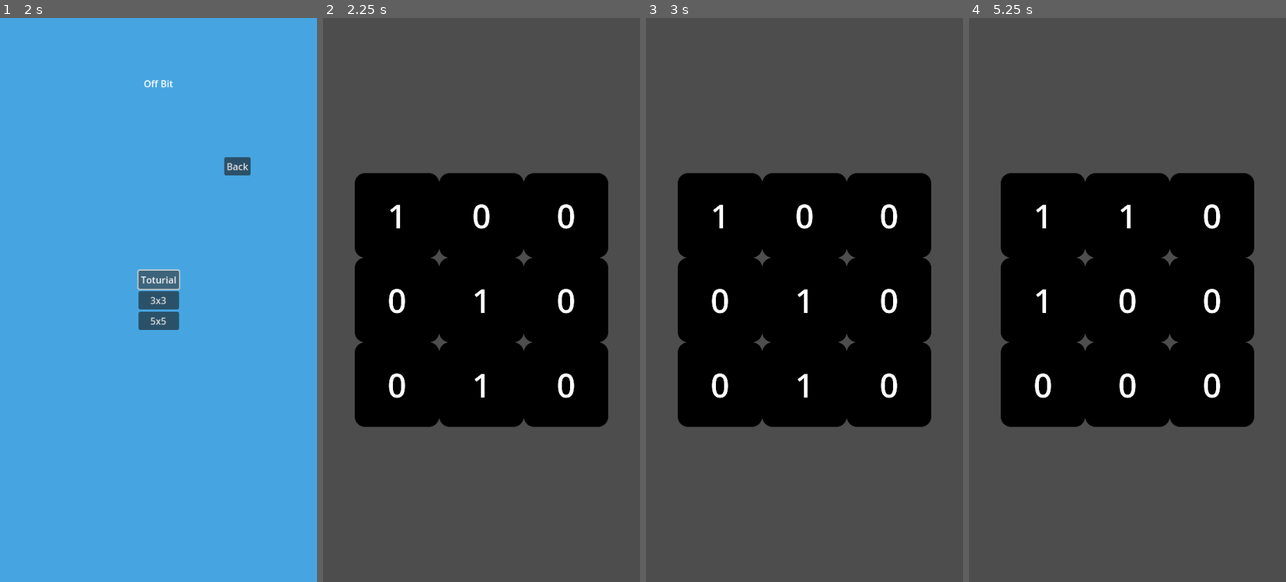
Above: before the commit, frames 1-4 (left to right).
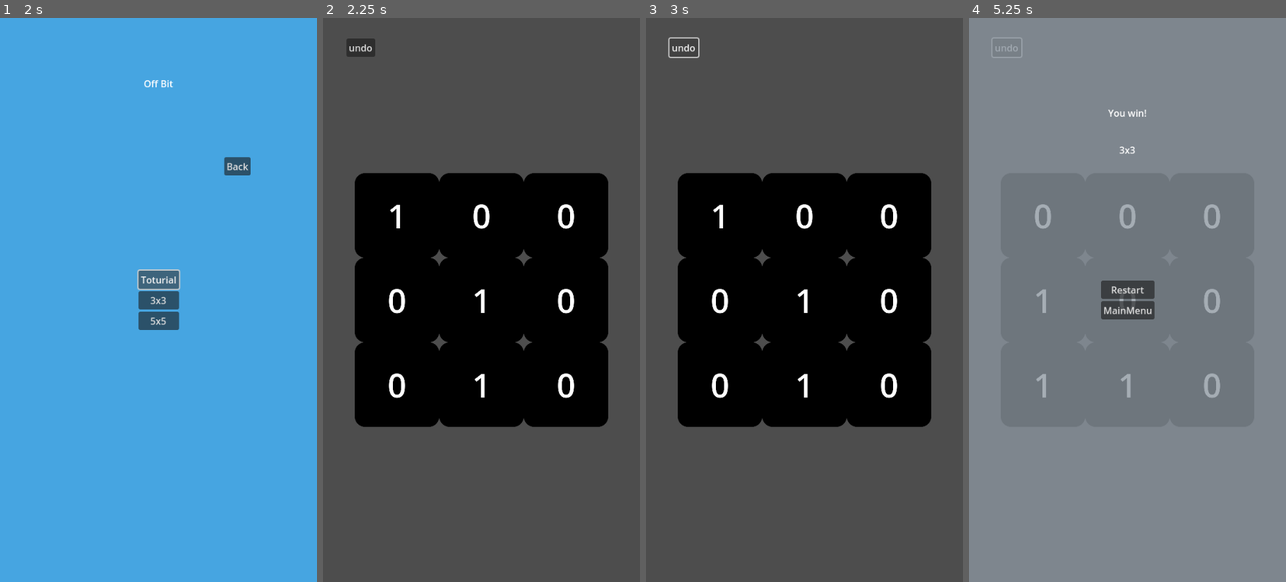
Above: after the commit, the same moments.

Repository: SytonK/off-bit
Game: Godot game, scene res://scenes/UI/menus/main menu/main_menu.tscn
Same seed, same stepped clock (60 frames per second), same inputs: the game is played once before the commit and once after it.
Inputs (mouse positions are in pixels of both pictures, inside the frame that each line leads up to):
- Up to frame 1 (2 s): click "Base mode" at 0.5 s; click "Toturial" at 1.25 s
- Up to frame 2 (2.25 s): click "3x3" at 2 s
- Up to frame 3 (3 s): click (684, 46) at 2.75 s, where only the run after the commit has a clickable "undo"
- Up to frame 4 (5.25 s): tap Enter at 3.5, 5 s; drag from (1041, 215) to (1041, 384) at 3.52 s; tap Space at 4.25 s; drag from (1041, 300) to (1127, 215) at 4.27 s; move the mouse to (1041, 384) at 5.02 s; press the mouse at (1041, 384) at 5.03 s; hold Up (ui_up) from 5.03 s (still down); tap O at 5.1 s

Frame 1 is identical in both runs. In frame 2, 0.3% of the frame differs, in the area x 7-17%, y 3-7%; in frame 3, 0.1%; in frame 4, 100%, in the area x 0-100%, y 0-100%.

Commit message:
feat/add undo

Diff:
--- a/scenes/UI/menus/win menu/win_menu.tscn
+++ b/scenes/UI/menus/win menu/win_menu.tscn
@@ -12,7 +12,7 @@
 anchor_bottom = 1.0
 grow_horizontal = 2
 grow_vertical = 2
-color = Color(0.588235, 0.392157, 0.784314, 0.196078)
+color = Color(0.54902, 0.588235, 0.627451, 0.784314)
 
 [node name="Label" type="Label" parent="."]
 anchors_preset = 5
--- /dev/null
+++ b/scenes/UI/undo/undo.tscn
@@ -0,0 +1,11 @@
+[gd_scene load_steps=2 format=3 uid="uid://7a5agccxrnmc"]
+
+[ext_resource type="Script" uid="uid://qdrw30pmdtd0" path="res://scripts/UI/menus/undo/undo.gd" id="1_bafuy"]
+
+[node name="Undo" type="Button"]
+offset_right = 49.0
+offset_bottom = 31.0
+text = "undo"
+script = ExtResource("1_bafuy")
+
+[connection signal="pressed" from="." to="." method="_on_pressed"]
--- a/scenes/game/game.tscn
+++ b/scenes/game/game.tscn
@@ -1,10 +1,19 @@
-[gd_scene load_steps=3 format=3 uid="uid://c34b4psq5br4g"]
+[gd_scene load_steps=4 format=3 uid="uid://c34b4psq5br4g"]
 
 [ext_resource type="Script" uid="uid://bduq2gvjwcmfs" path="res://scripts/GameManager/game.gd" id="1_sul5r"]
 [ext_resource type="PackedScene" uid="uid://bdmbbe0nwcofr" path="res://scenes/UI/menus/win menu/win_menu.tscn" id="2_7h61r"]
+[ext_resource type="PackedScene" uid="uid://7a5agccxrnmc" path="res://scenes/UI/undo/undo.tscn" id="3_0sr1o"]
 
 [node name="Game" type="Node2D"]
 script = ExtResource("1_sul5r")
 
+[node name="CanvasLayer" type="CanvasLayer" parent="."]
+
+[node name="Undo" parent="CanvasLayer" instance=ExtResource("3_0sr1o")]
+offset_left = 40.0
+offset_top = 35.0
+offset_right = 89.0
+offset_bottom = 66.0
+
 [node name="WinMenu" parent="." instance=ExtResource("2_7h61r")]
 visible = false
--- a/scripts/GameManager/game.gd
+++ b/scripts/GameManager/game.gd
@@ -4,11 +4,13 @@
 const GRID_CONTAIN_SIZE: Vector2 = Vector2(540 * 0.8, 960 * 0.8)
 
 @onready var win_menu: CanvasLayer = $WinMenu
+@onready var undo: Undo = $CanvasLayer/Undo
 
 var grid: Grid
 
 func _ready() -> void:
 	_init_grid()
+	undo.grid = grid
 
 func _init_grid() -> void:
 	grid = Grid.new()
--- /dev/null
+++ b/scripts/UI/menus/undo/undo.gd
@@ -0,0 +1,17 @@
+class_name Undo extends Button
+
+@export var grid: Grid: set = _set_grid
+
+var stack: Array[Vector2i] = []
+
+func _on_cell_pressed(index: Vector2i) -> void:
+	stack.append(index)
+
+func _set_grid(new_grid: Grid) -> void:
+	grid = new_grid
+	grid.pressed.connect(_on_cell_pressed)
+
+func _on_pressed() -> void:
+	var index = stack.pop_back()
+	if index != null:
+		grid.cycle_cells(index, true)
--- a/scripts/grid/grid.gd
+++ b/scripts/grid/grid.gd
@@ -3,6 +3,7 @@
 const CELL = preload("res://scenes/cell/cell.tscn")
 
 signal win
+signal pressed(index: Vector2i)
 
 @export var height: int = 3
 @export var width: int = 3
@@ -38,17 +39,21 @@
 			_cells[x][y] = new_cell
 
 func _on_cell_pressed(index: Vector2i) -> void:
+	cycle_cells(index)
+	pressed.emit(index)
+
+func cycle_cells(index: Vector2i, is_undo: bool = false) -> void:
 	assert(index.x >= 0 && index.x < width && index.y >= 0 && index.y < height)
 
-	_cycle(index)
+	_cycle_cell(index, is_undo)
 	if index.x > 0:
-		_cycle(index + Vector2i(-1,0))
+		_cycle_cell(index + Vector2i(-1,0), is_undo)
 	if index.x < width - 1:
-		_cycle(index + Vector2i(1,0))
+		_cycle_cell(index + Vector2i(1,0), is_undo)
 	if index.y > 0:
-		_cycle(index + Vector2i(0,-1))
+		_cycle_cell(index + Vector2i(0,-1), is_undo)
 	if index.y < height - 1:
-		_cycle(index + Vector2i(0,1))
+		_cycle_cell(index + Vector2i(0,1), is_undo)
 
 	_check_win()
 
@@ -62,15 +67,16 @@
 		_generate_pattern()
 
 
-func _cycle(index: Vector2i) -> void:
+func _cycle_cell(index: Vector2i, is_undo: bool = false) -> void:
 	assert(index.x >= 0 && index.x < width && index.y >= 0 && index.y < height)
 
+	var val_to_add: int = -1 if !is_undo else 1
 	var old_val = _cells[index.x][index.y].value
 
 	if old_val == 0:
 		num_of_on_bits += 1
 
-	_cells[index.x][index.y].value -= 1
+	_cells[index.x][index.y].value += val_to_add
 
 	if _cells[index.x][index.y].value == 0:
 		num_of_on_bits -= 1
Not shown, added: scripts/UI/menus/undo/undo.gd.uid
